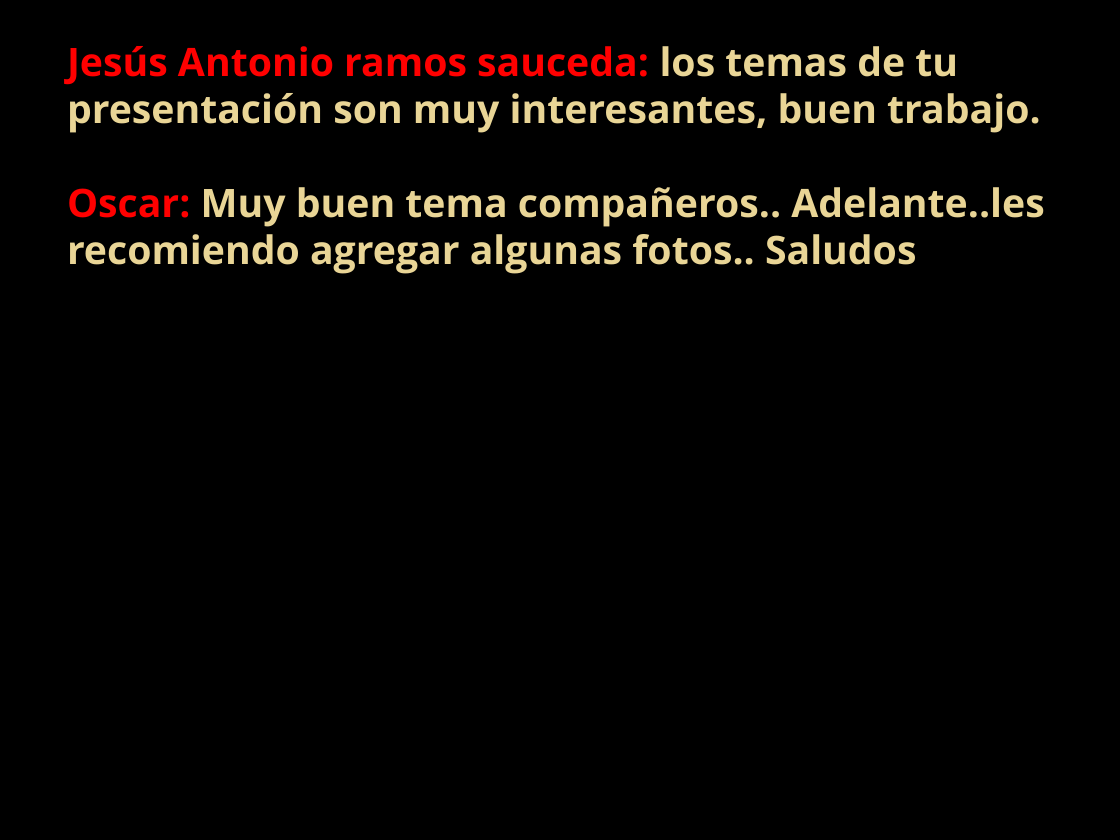
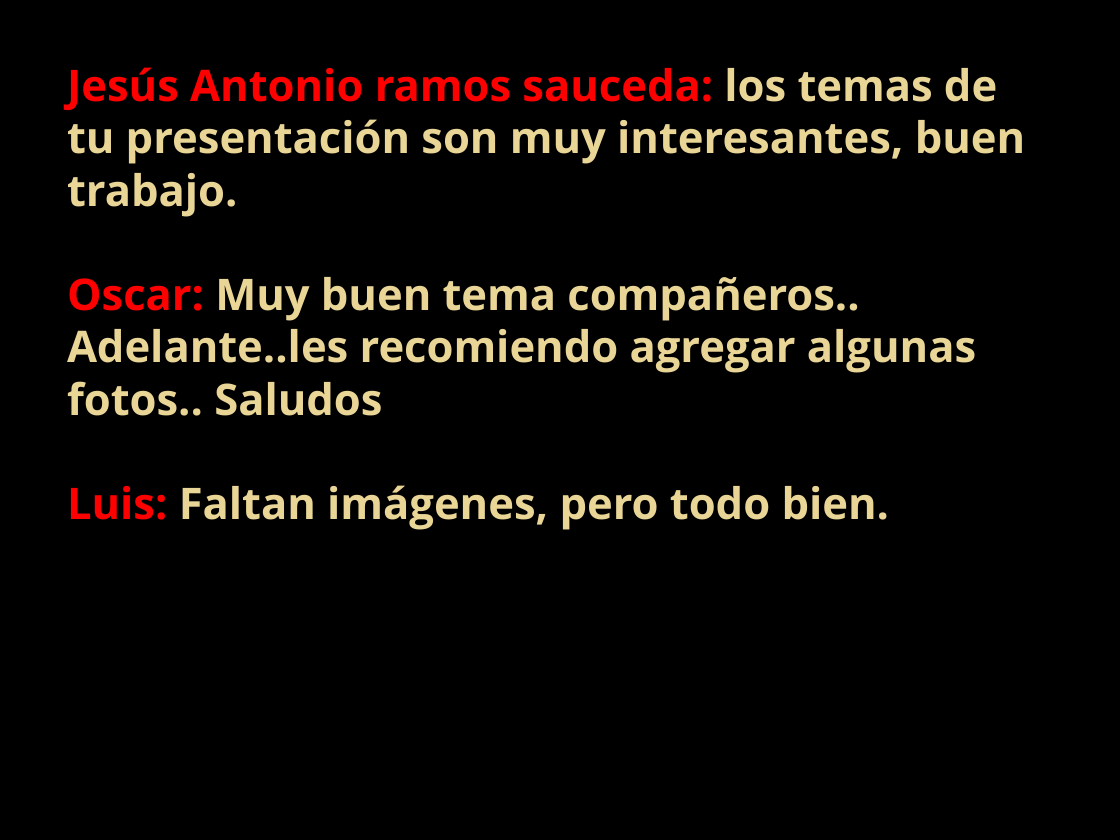
Before and after one commit to lc850/auditoria, a slide deck: slide 20 of BlackBerry, SMS y 3G.pptx. Drawn at 1120x840 pixels with LibreOffice and Linux fonts; fonts in the diff are those of the drawing; background and template pictures are left out. Boxes give left, top, right and bottom in pixels: in the first picture for what was removed or moved away, otherwise in the second. Text is boxed around its words. In the diff, an @@ line names an element or a change of style, - is before the commit and + after.

Commit message:
Luis

```diff
--- a/BlackBerry, SMS y 3G.pptx
+++ b/BlackBerry, SMS y 3G.pptx
@@ title at [67, 67, 1025, 530]: text changed; size 25.2 to 28 pt @@
-Jesús Antonio ramos sauceda: los temas de tu presentación son muy interesantes, buen trabajo.
-Oscar: Muy buen tema compañeros.. Adelante..les recomiendo agregar algunas fotos.. Saludos
+Jesús Antonio ramos sauceda: los temas de tu presentación son muy interesantes, buen trabajo.
+Oscar: Muy buen tema compañeros.. Adelante..les recomiendo agregar algunas fotos.. Saludos
+Luis: Faltan imágenes, pero todo bien.
```
